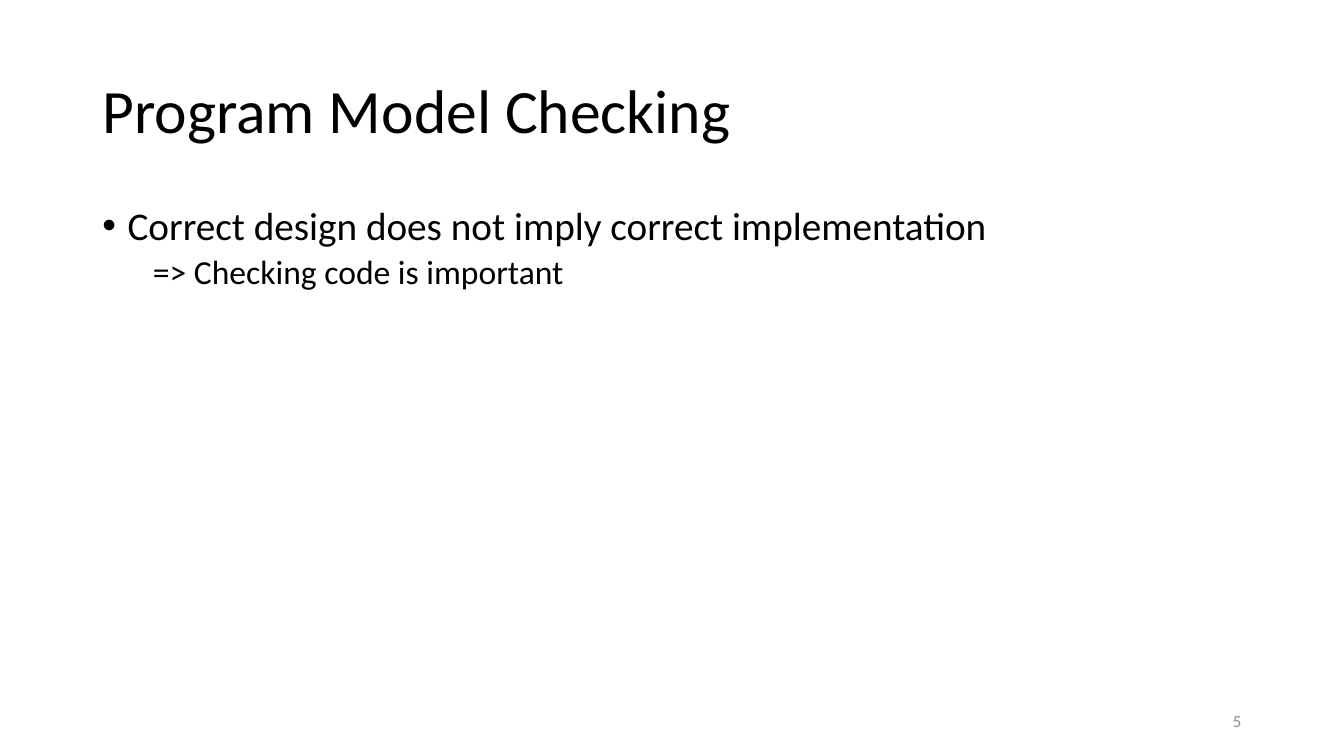
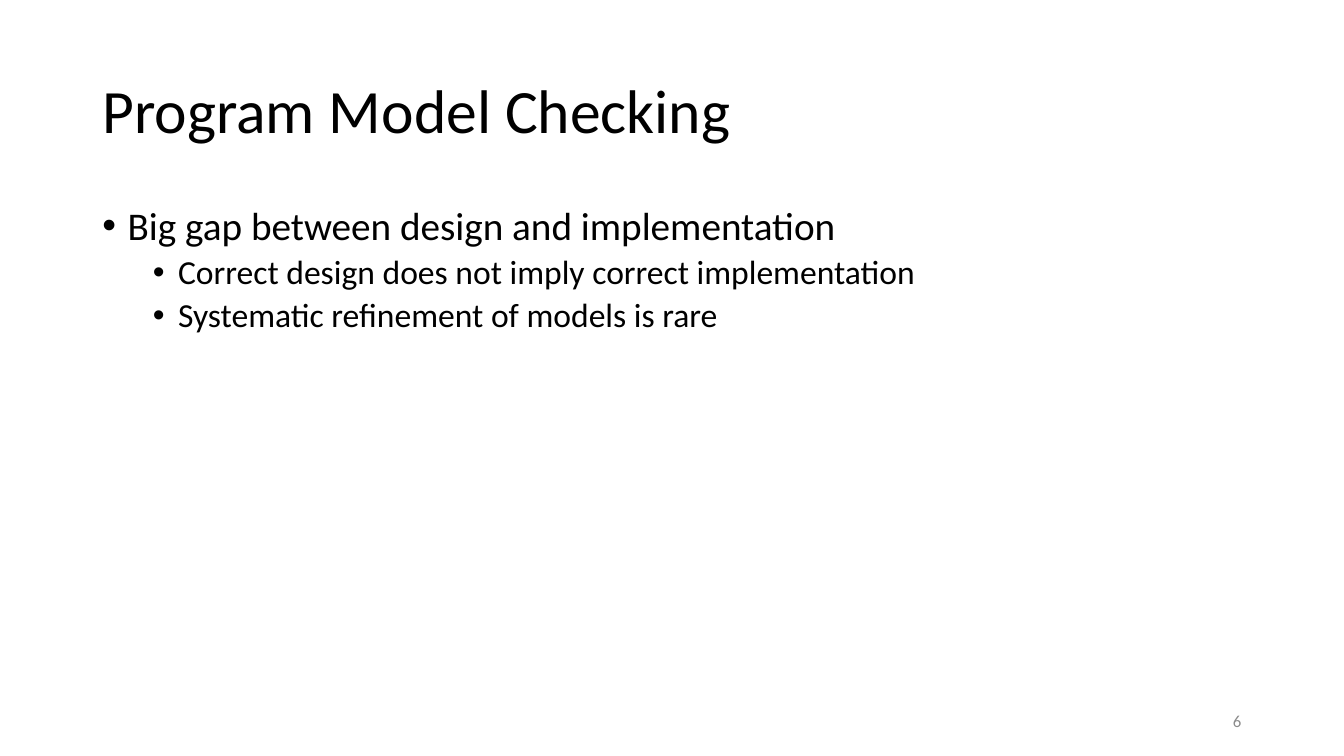
Before and after one commit to damorim/model-checking-tutorial, a slide deck: slide 6 of program-model-checking.pptx (slide 5 before the commit). Drawn at 1344x756 pixels with LibreOffice and Linux fonts; fonts in the diff are those of the drawing. Boxes give left, top, right and bottom in pixels: in the first picture for what was removed or moved away, otherwise in the second. Text is boxed around its words. In the diff, an @@ line names an element or a change of style, - is before the commit and + after.

```diff
--- a/program-model-checking.pptx
+++ b/program-model-checking.pptx
@@ text at (128,212,835,247): paragraph added @@
+• Big gap between design and implementation
@@ text at (178,260,915,290): size 28 to 24 pt in "Correct design does not imply correct implementation"; list level 1 to 2 in "Correct design does not imply ..." @@
@@ text at (178,303,717,333): text changed @@
-  => Checking code is important
+  • Systematic refinement of models is rare
@@ page number at (1233,716,1241,727): text changed @@
-5
+6
```
Also in this commit, not shown: 7 other slides changed, 2 slides added.
